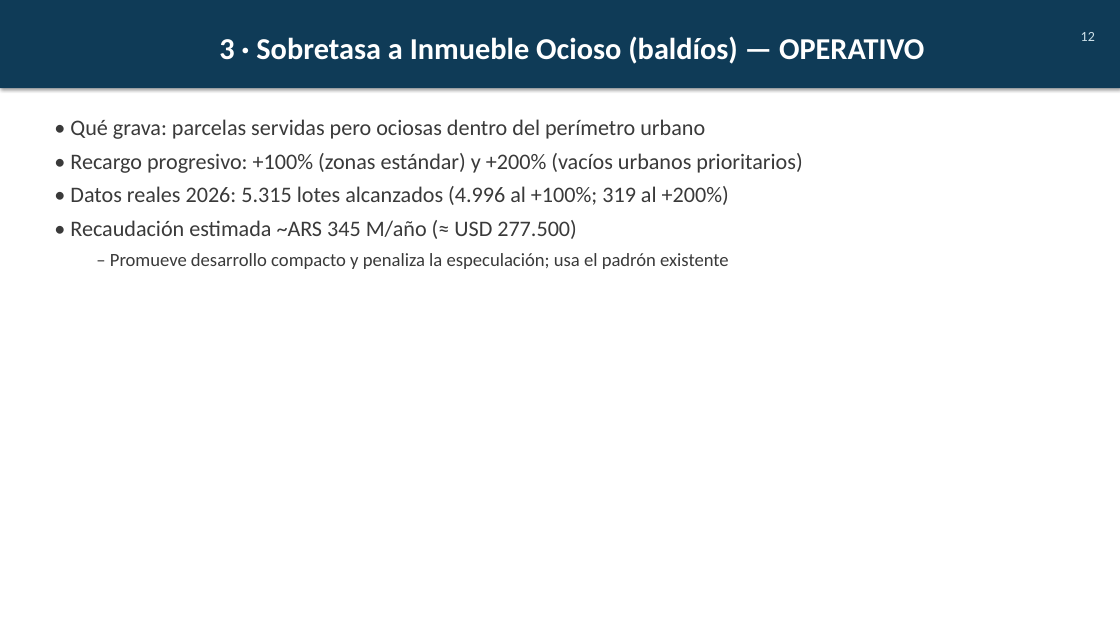
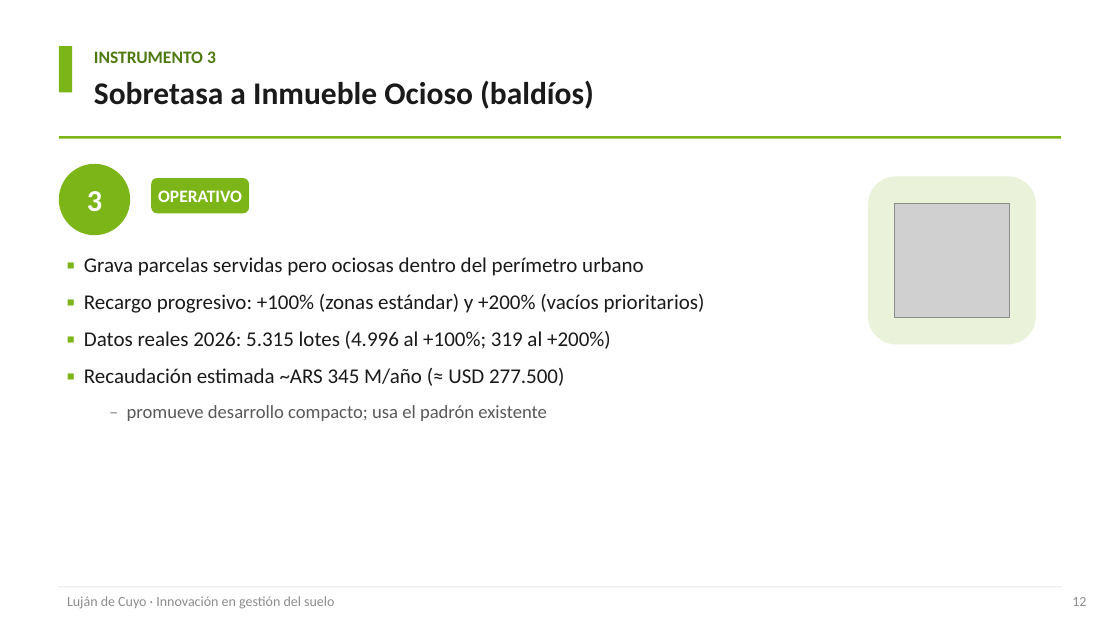
Before and after one commit to cgoytia-droid/cgoytia-droid.github.io, a slide deck: slide 12 of paper/Lujan_de_Cuyo_Gestion_Suelo_Clase.pptx (slide 13 before the commit). Drawn at 1120x630 pixels with LibreOffice and Linux fonts; fonts in the diff are those of the drawing; grey boxes stand for pictures. Boxes give left, top, right and bottom in pixels: in the first picture for what was removed or moved away, otherwise in the second. Text is boxed around its words. In the diff, an @@ line names an element or a change of style, - is before the commit and + after.

```diff
--- a/paper/Lujan_de_Cuyo_Gestion_Suelo_Clase.pptx
+++ b/paper/Lujan_de_Cuyo_Gestion_Suelo_Clase.pptx
@@ rectangle added at (59,46,72,92), fill #7CB518 @@
@@ text added at (94,51,216,63), 15 pt, text #4F7A12, bold @@
+INSTRUMENTO 3
@@ text "Sobretasa a Inmueble Ocioso (baldíos)": place and size @@
-text "Sobretasa a Inmueble Ocioso (baldíos)" at (0,0,1120,88)
+text "Sobretasa a Inmueble Ocioso (baldíos)" at (94,81,594,109)
@@ text "Sobretasa a Inmueble Ocioso (baldíos)" at (94,81,594,109): vertical alignment middle to top; fill #0F3B57 to none; shadow off @@
@@ text at (94,81,594,109): text changed; size 26 to 27 pt; text colour #FFFFFF to #1A1A1A @@
-3 · Sobretasa a Inmueble Ocioso (baldíos) — OPERATIVO
+Sobretasa a Inmueble Ocioso (baldíos)
@@ rectangle added at (59,136,1061,139), fill #7CB518 @@
@@ ellipse added at (59,164,130,235), fill #7CB518, 26 pt, text #FFFFFF, bold @@
+3
@@ rounded rectangle added at (151,178,250,213), fill #7CB518, 15 pt, text #FFFFFF, bold @@
+OPERATIVO
@@ rounded rectangle added at (868,176,1036,344), fill #EAF3DA @@
@@ picture added at (895,203,1009,318) @@
@@ text at (84,257,705,421): text changed; size 19 to 18 pt; text colour #3A3A3A to #1A1A1A @@
-• Qué grava: parcelas servidas pero ociosas dentro del perímetro urbano
-• Recargo progresivo: +100% (zonas estándar) y +200% (vacíos urbanos prioritarios)
-• Datos reales 2026: 5.315 lotes alcanzados (4.996 al +100%; 319 al +200%)
-• Recaudación estimada ~ARS 345 M/año (≈ USD 277.500)
-  – Promueve desarrollo compacto y penaliza la especulación; usa el padrón existente
+▪ Grava parcelas servidas pero ociosas dentro del perímetro urbano
+▪ Recargo progresivo: +100% (zonas estándar) y +200% (vacíos prioritarios)
+▪ Datos reales 2026: 5.315 lotes (4.996 al +100%; 319 al +200%)
+▪ Recaudación estimada ~ARS 345 M/año (≈ USD 277.500)
+  – promueve desarrollo compacto; usa el padrón existente
@@ rectangle added at (59,586,1061,587), fill #E6E6E6 @@
@@ text added at (67,596,334,609), 12 pt, text #8C8C8C @@
+Luján de Cuyo · Innovación en gestión del suelo
@@ text "12": place and size @@
-text "12" at (1081,32,1095,41)
+text "12" at (1072,597,1086,606)
@@ text "12" at (1072,597,1086,606): text colour #CFE2EA to #8C8C8C; more space between paragraphs @@
```
Also in this commit, not shown: 21 other slides changed, 3 slides added, 6 slides removed, 17 other files.
